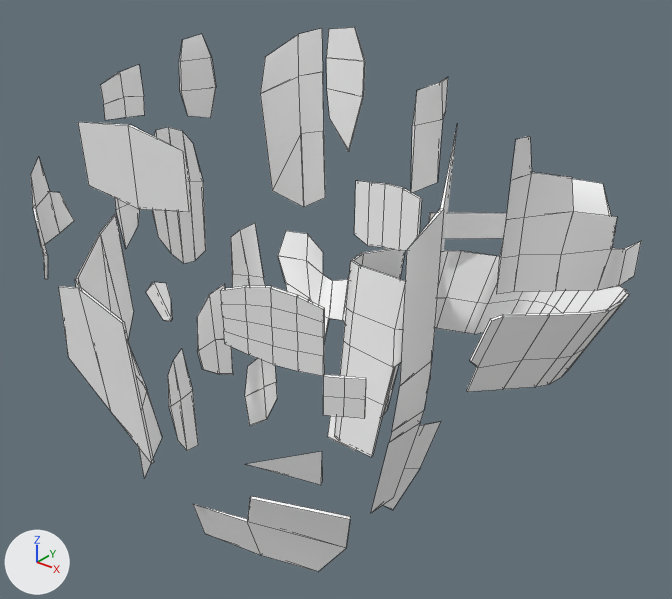
What one commit did to the FBX model Assets/Models/Props/Ecorce/ecorce_full.fbx.
The view is the same before and after, from a 50 mm lens placed at (181.0, -215.0, 139.0), pointed at (4.0, 6.0, 2.0). Lighting does not change. The marker at lower left points along +X, +Y and +Z. Mesh edges are drawn as thin lines. Where no turn or scale is listed for an object, it has been applied to the vertices. Vertices at the same position are counted once.
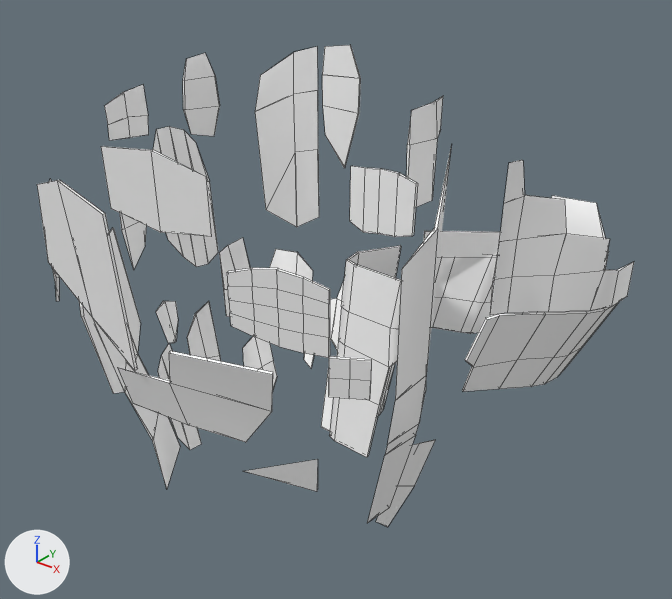
Commit message: Changement du tronc et des ecorce full et ajout de la tronche de tronc

ob_ecorce1 is not drawn itself; it is the parent of ob_morceau_ecorce23, ob_morceau_ecorce27.

Location of each change, (x1, y1, x2, y2) in pixels of the pictures (672 x 599 px):
'morceau_ecorce24', moved: before (334, 249, 629, 457); after (330, 246, 619, 457)
'morceau_ecorce9', moved: before (497, 136, 641, 294); after (490, 160, 634, 315)
'morceau_ecorce15', moved: before (193, 496, 351, 571); after (117, 351, 273, 442)
'morceau_ecorce20', moved: before (59, 286, 154, 464); after (37, 180, 138, 370)
'morceau_ecorce3', moved: before (220, 286, 366, 419); after (227, 268, 372, 400)
'morceau_ecorce19', moved: before (260, 28, 325, 207); after (255, 47, 319, 227)
'morceau_ecorce2', moved: before (78, 122, 189, 213); after (101, 146, 211, 237)
'morceau_ecorce18', moved: before (371, 128, 457, 513); after (367, 149, 451, 523)
'morceau_ecorce23', moved, turned: before (75, 214, 162, 478); after (79, 228, 180, 488)
'morceau_ecorce7', moved: before (354, 181, 422, 251); after (350, 166, 418, 237)
'morceau_ecorce5', mesh turned, moved: before (152, 127, 206, 263); after (153, 126, 218, 267)
'morceau_ecorce8', moved: before (429, 179, 615, 247); after (423, 196, 609, 269)
'morceau_ecorce6', moved: before (326, 27, 365, 152); after (322, 45, 361, 168)
'morceau_ecorce26', mesh turned, moved: before (278, 231, 357, 337); after (269, 249, 344, 368)
'morceau_ecorce11', moved: before (411, 78, 448, 193); after (407, 96, 443, 207)
'morceau_ecorce', moved: before (179, 34, 216, 118); after (183, 53, 220, 136)
'morceau_ecorce12', moved: before (100, 65, 144, 120); after (104, 84, 149, 141)
'morceau_ecorce1', moved: before (197, 284, 233, 375); after (187, 301, 221, 361)
'morceau_ecorce13', reshaped, moved: before (245, 358, 277, 426); after (243, 336, 277, 388)
'morceau_ecorce14', mesh turned, moved: before (168, 349, 198, 451); after (158, 344, 201, 450)
'morceau_ecorce10', moved: before (31, 157, 74, 279); after (49, 179, 59, 301)
'morceau_ecorce27', moved, turned: before (231, 223, 265, 287); after (219, 237, 250, 317)
'morceau_ecorce17', moved: before (246, 451, 322, 485); after (244, 459, 318, 492)
'morceau_ecorce21', moved: before (383, 421, 441, 510); after (376, 440, 435, 527)
'morceau_ecorce4', moved: before (115, 198, 140, 248); after (120, 213, 146, 269)
'morceau_ecorce16', moved: before (146, 282, 172, 322); after (156, 301, 178, 343)
'morceau_ecorce22', moved: before (328, 416, 356, 451); after (321, 368, 333, 431)

Edits to the bpy script that builds the scene:
```text
Change me_mesh_026:
    where me_mesh_026.from_pydata(...)  # 38 vertices, 41 faces; spans x -30.0..30.0, y -13.3..13.3, z -22.4..22.4
    me_mesh_026 part 3: the whole mesh is turned -1.3 degrees about the z axis through its middle, then moved by (-0.1, -3.3, 0.0)
Change me_mesh_013:
    where me_mesh_013.from_pydata(...)  # 13 vertices, 13 faces; spans x -5.6..5.6, y -7.8..7.8, z -14.7..14.7
    me_mesh_013 part 4: the whole mesh is multiplied about its middle by the matrix ((0.981, -0.117, -0.157), (0.117, 0.993, -0.004), (0.156, -0.015, 0.988))
Change me_mesh_005:
    where me_mesh_005.from_pydata(...)  # 20 vertices, 20 faces; spans x -1.9..1.9, y -13.6..13.6, z -28.7..28.7
    me_mesh_005 part 2: the whole mesh is turned -7.1 degrees about the y axis through its middle
Change me_mesh_014:
    where me_mesh_014.from_pydata(...)  # 12 vertices, 12 faces; spans x -2.1..2.1, y -6.1..6.1, z -21.9..21.9
    me_mesh_014 part 1: the whole mesh is turned -12.2 degrees about the y axis through its middle
Change ob_morceau_ecorce6:
    ob_morceau_ecorce6.location: (-43.4, 71.7, 53.6) -> (-43.8, 69.6, 47.3)
Change ob_morceau_ecorce22:
    ob_morceau_ecorce22.location: (-17.4, 39.8, -69.1) -> (-22.4, 41.6, -67.1)
Change ob_ecorce1:
    ob_ecorce1.location: (-0.368, -0.0297, -1.492) -> (0.0, 0.0, 0.0)
Change ob_morceau_ecorce26:
    ob_morceau_ecorce26.location: (-31.0, 51.9, -26.6) -> (-31.5, 48.4, -32.9)
Change ob_morceau_ecorce23:
    ob_morceau_ecorce23.location: (-6322.0, -2423.0, 3640.0) -> (-6403.0, -3203.0, 3207.0)
    ob_morceau_ecorce23.rotation_euler: (0.0, 0.0, 0.0) -> (0.0, 0.0, 0.161)  # degrees (0, 0, 0) -> degrees (0, 0, 9.2)
Change ob_morceau_ecorce2:
    ob_morceau_ecorce2.location: (1.6, -71.5, 67.0) -> (5.7, -68.4, 60.7)
Change ob_morceau_ecorce16:
    ob_morceau_ecorce16.location: (-76.8, -0.2, -20.8) -> (-70.9, -2.2, -27.1)
Change ob_morceau_ecorce7:
    ob_morceau_ecorce7.location: (16.9, 16.3, 31.6) -> (16.5, 14.2, 37.0)
Change ob_morceau_ecorce:
    ob_morceau_ecorce.location: (-85.4, 32.9, 59.3) -> (-81.9, 30.9, 53.0)
Change ob_morceau_ecorce13:
    ob_morceau_ecorce13.location: (-54.7, 29.6, -66.7) -> (-54.6, 29.1, -56.9)
Change ob_morceau_ecorce8:
    ob_morceau_ecorce8.location: (47.3, 54.6, 27.9) -> (46.8, 52.5, 21.6)
Change ob_morceau_ecorce11:
    ob_morceau_ecorce11.location: (8.7, 53.1, 49.2) -> (8.2, 51.1, 42.9)
Change ob_morceau_ecorce15:
    ob_morceau_ecorce15.location: (22.5, -48.6, -49.8) -> (8.0, -62.4, 0.5)
Change ob_morceau_ecorce20:
    ob_morceau_ecorce20.location: (-26.6, -68.7, -2.0) -> (-28.0, -70.1, 30.7)
Change ob_morceau_ecorce19:
    ob_morceau_ecorce19.location: (-62.2, 61.8, 39.9) -> (-61.1, 57.0, 33.6)
Change ob_morceau_ecorce10:
    ob_morceau_ecorce10.location: (-76.8, -43.1, 28.3) -> (-71.3, -43.6, 22.0)
Change ob_morceau_ecorce24:
    ob_morceau_ecorce24.location: (42.7, 39.4, -23.1) -> (42.2, 37.3, -22.2)
Change ob_morceau_ecorce9:
    ob_morceau_ecorce9.location: (75.2, 30.0, 43.3) -> (74.7, 27.9, 37.0)
Change ob_morceau_ecorce17:
    ob_morceau_ecorce17.location: (35.2, -54.6, -13.9) -> (30.9, -51.3, -20.2)
Change ob_morceau_ecorce18:
    ob_morceau_ecorce18.location: (56.6, -26.8, 16.0) -> (54.1, -24.9, 9.7)
Change ob_morceau_ecorce5:
    ob_morceau_ecorce5.location: (-86.3, 18.9, 14.3) -> (-79.9, 16.8, 15.9)
Change ob_morceau_ecorce3:
    ob_morceau_ecorce3.location: (43.4, -59.9, 24.9) -> (42.3, -56.2, 28.3)
Change ob_morceau_ecorce14:
    ob_morceau_ecorce14.location: (-59.8, -10.6, -55.9) -> (-60.9, -12.0, -54.0)
Change ob_morceau_ecorce12:
    ob_morceau_ecorce12.location: (-88.2, -1.3, 58.7) -> (-84.4, -3.3, 52.4)
Change ob_morceau_ecorce4:
    ob_morceau_ecorce4.location: (-86.1, -5.3, 17.0) -> (-81.1, -7.3, 10.7)
Change ob_morceau_ecorce21:
    ob_morceau_ecorce21.location: (40.8, -0.5, -45.1) -> (40.4, -2.6, -51.4)
Change ob_morceau_ecorce1:
    ob_morceau_ecorce1.location: (-64.6, 13.1, -37.2) -> (-65.0, 7.9, -43.5)
Change ob_morceau_ecorce27:
    ob_morceau_ecorce27.location: (-6257.0, -1288.0, -3373.0) -> (-6614.0, -2067.0, -3144.0)
    ob_morceau_ecorce27.rotation_euler: (0.0, 0.0, 0.0) -> (0.0, 0.0, 0.124)  # degrees (0, 0, 0) -> degrees (0, 0, 7.1)
```
